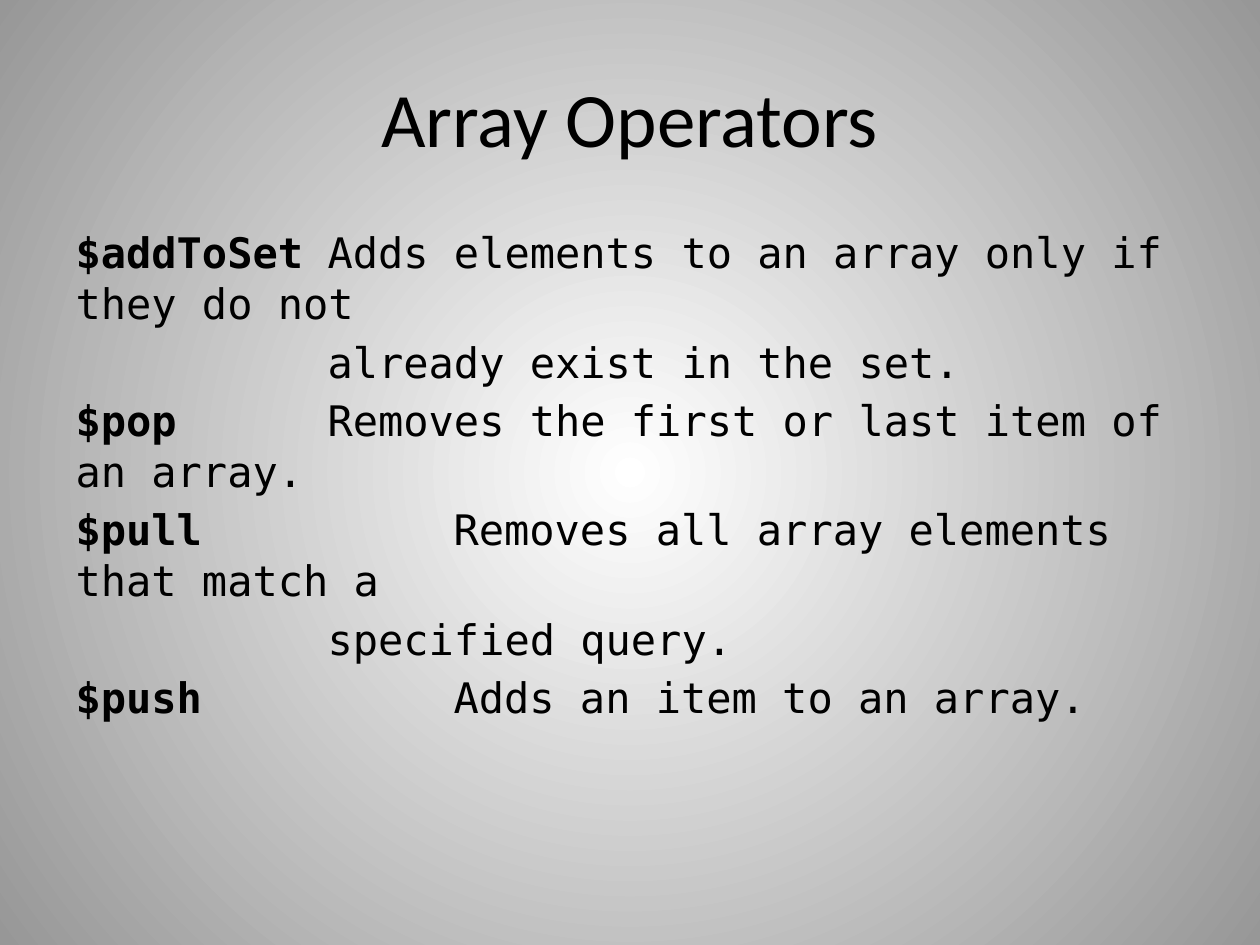
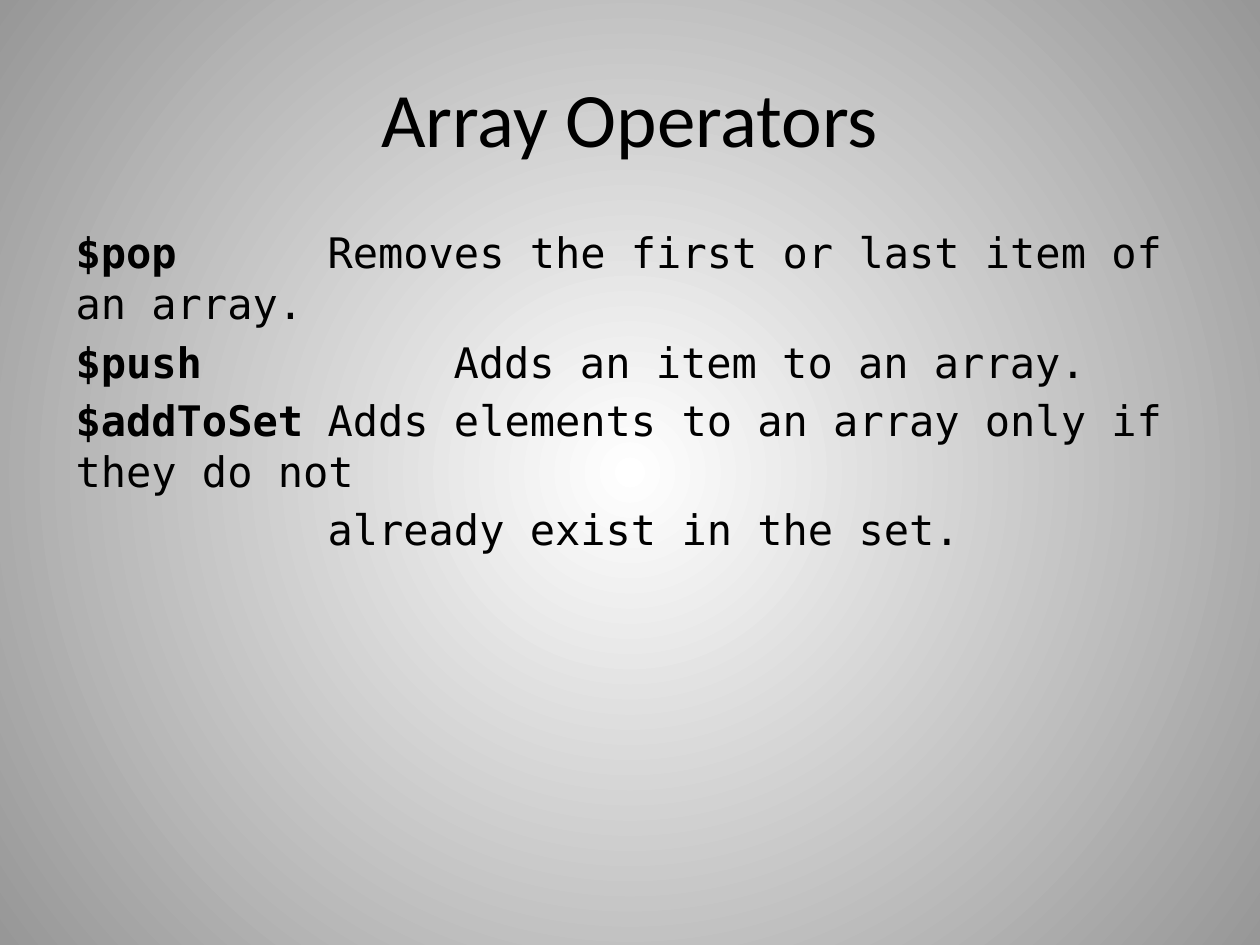
Before and after one commit to dvanvali/mongoDbPresentation, a slide deck: slide 23 of MongoDB.pptx (slide 20 before the commit). Drawn at 1260x945 pixels with LibreOffice and Linux fonts; fonts in the diff are those of the drawing. Boxes give left, top, right and bottom in pixels: in the first picture for what was removed or moved away, otherwise in the second. Text is boxed around its words. In the diff, an @@ line names an element or a change of style, - is before the commit and + after.

```diff
--- a/MongoDB.pptx
+++ b/MongoDB.pptx
@@ text at [76,236,1162,387]: paragraphs added @@
+$pop Removes the first or last item of an array.
+$push Adds an item to an array.
@@ text at [76,404,1162,722]: paragraphs removed @@
-$pop Removes the first or last item of an array.
-$pull Removes all array elements that match a
-specified query.
-$push Adds an item to an array.
```
Also in this commit, not shown: 11 other slides changed, 8 slides added, 2 slides removed.
